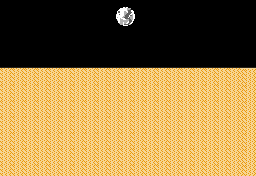
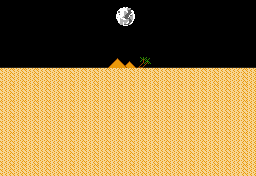
The second 256 × 176 image is a revision of the first. Changes to its layers:
painted on "Sand" over 240, 68, 256, 176
removed layer "Layer 6" over 240, 69, 256, 176
painted on "Layer 1" over 108, 57, 151, 68
